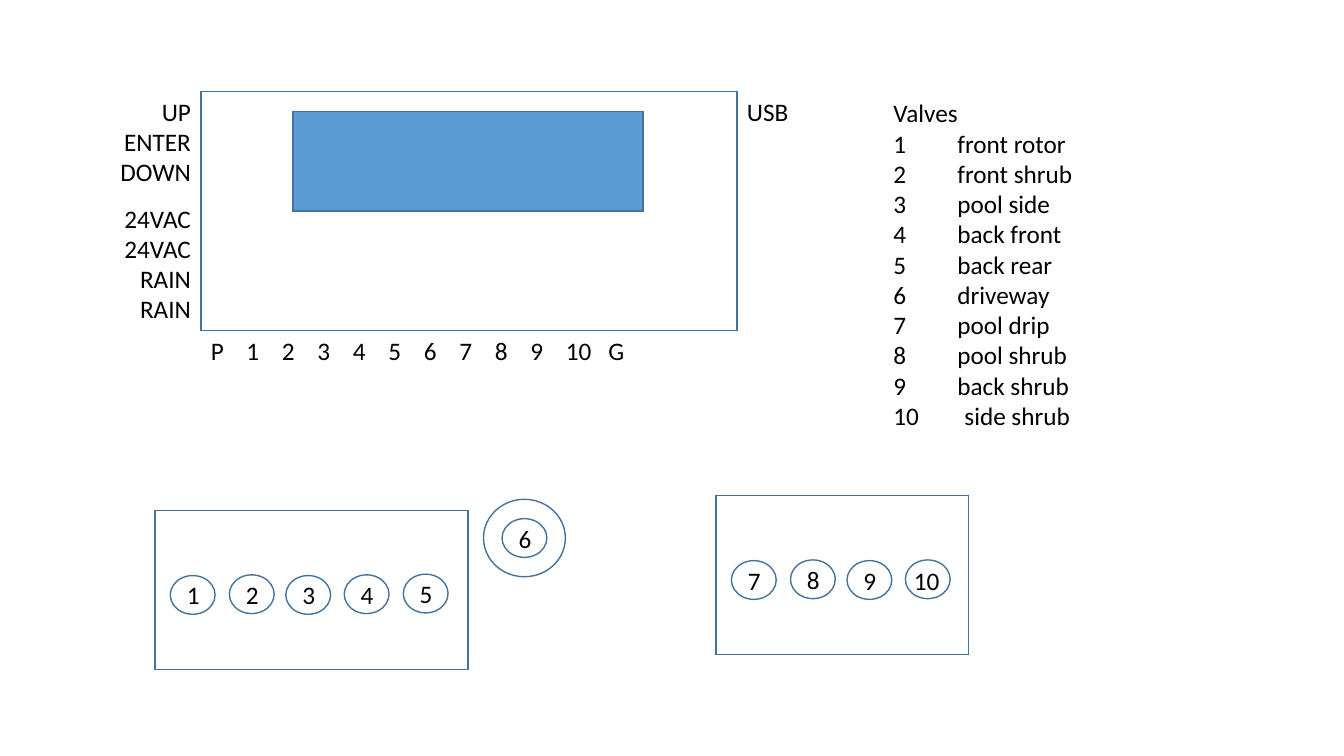
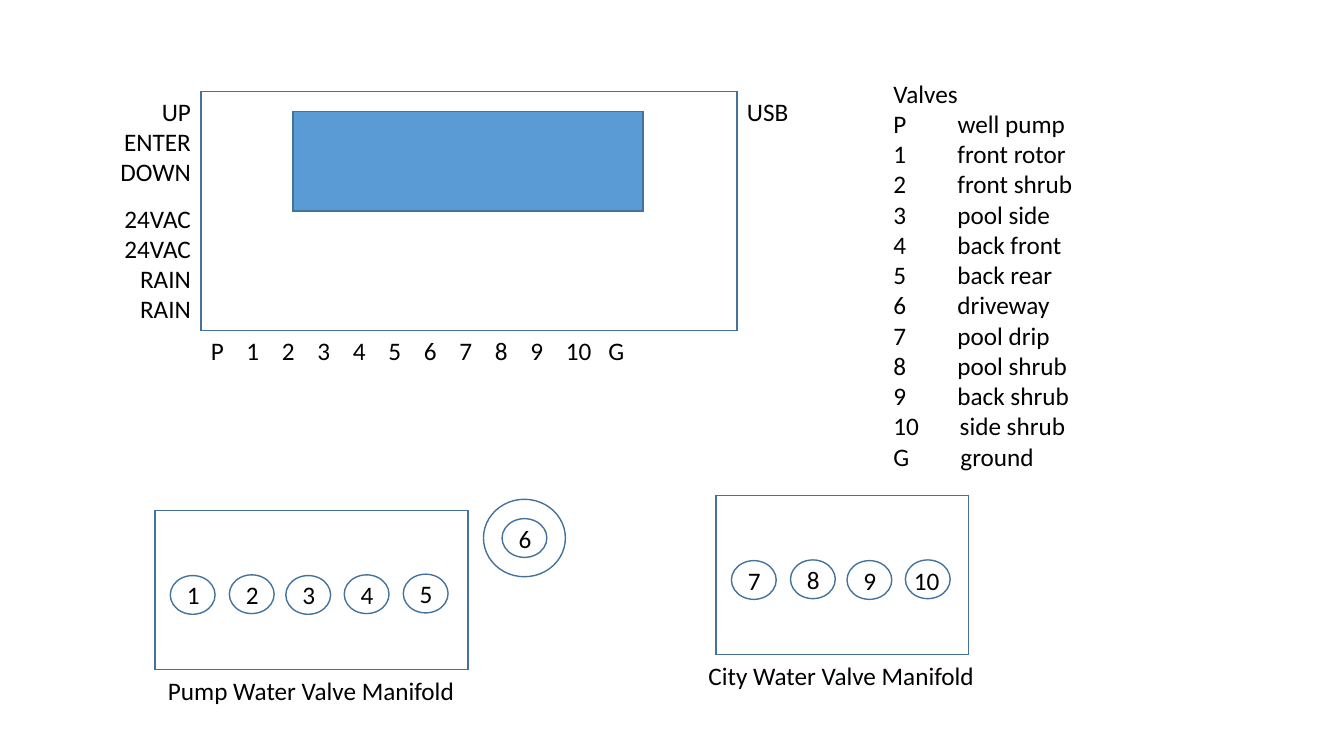
Before and after one commit to cdadgar/sprinkler, a slide deck: slide 1 of sprinkler.pptx. Drawn at 1344x756 pixels with LibreOffice and Linux fonts; fonts in the diff are those of the drawing. Boxes give left, top, right and bottom in pixels: in the first picture for what was removed or moved away, otherwise in the second. Text is boxed around its words. In the diff, an @@ line names an element or a change of style, - is before the commit and + after.

Commit message:
ppt changes

```diff
--- a/sprinkler.pptx
+++ b/sprinkler.pptx
@@ text "Valves": place and size @@
-text "Valves" at box(893, 104, 1072, 425)
+text "Valves" at box(893, 85, 1072, 471)
@@ text at box(893, 115, 1065, 137): paragraph added @@
+P well pump
@@ text at box(893, 417, 1065, 471): text changed @@
-10 side shrub
+10 side shrub
+G ground
@@ text added at box(168, 682, 454, 704), 18 pt, text #000000 @@
+Pump Water Valve Manifold
@@ text added at box(708, 667, 974, 689), 18 pt, text #000000 @@
+City Water Valve Manifold
```
